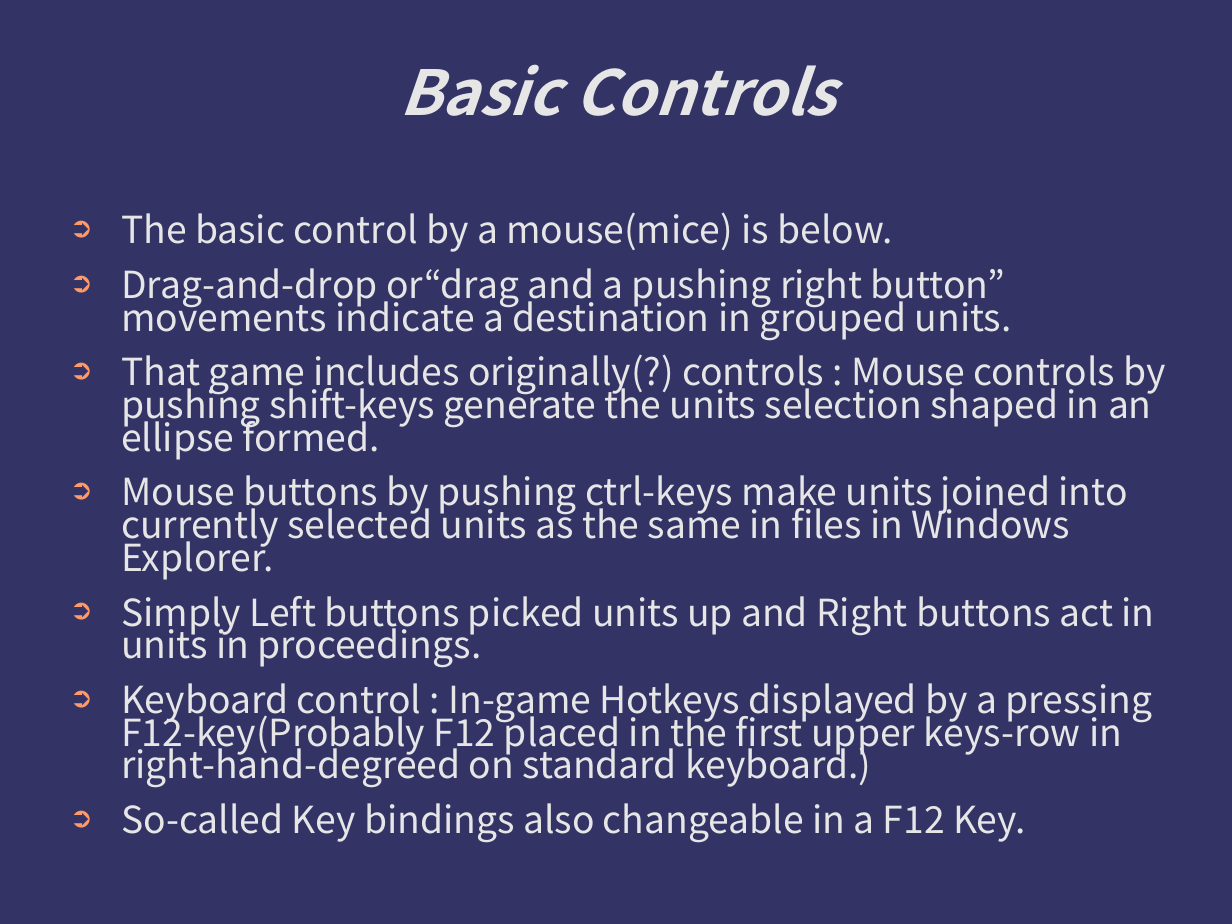
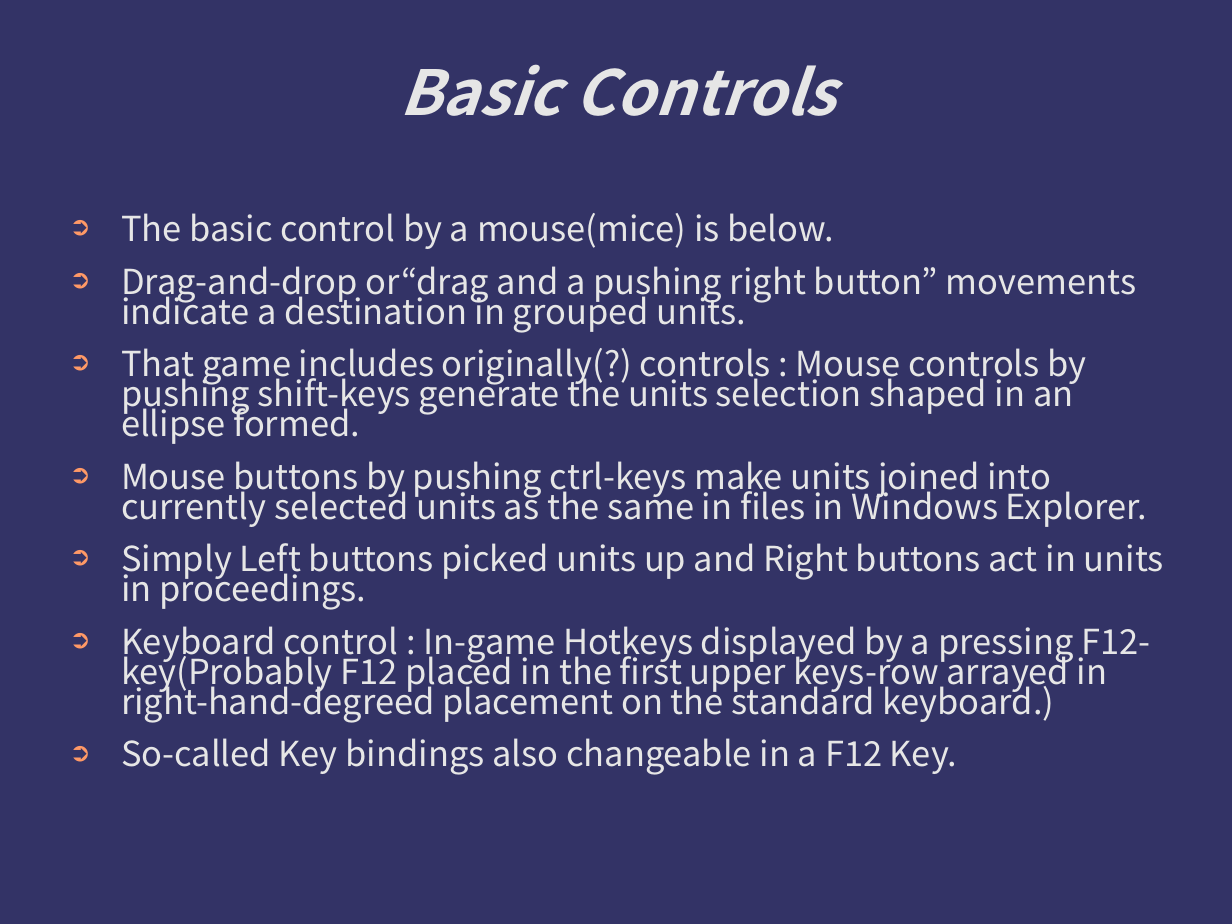
Before and after one commit to kotorize/kotorize, a slide deck: slide 4 of Manuals.ppt. Drawn at 1232x924 pixels with LibreOffice and Linux fonts; fonts in the diff are those of the drawing; background and template pictures are left out. Boxes give left, top, right and bottom in pixels: in the first picture for what was removed or moved away, otherwise in the second. Text is boxed around its words. In the diff, an @@ line names an element or a change of style, - is before the commit and + after.

```diff
--- a/Manuals.ppt
+++ b/Manuals.ppt
@@ text at (121,213,1164,775): size 24 to 22.2 pt in "The basic control by a mouse(mice) is ...", "Drag-and-drop or“drag and a pushing right button” ...", "That game includes originally(?) controls : Mouse ...", "Mouse buttons by pushing ctrl-keys make units ..." and 2 more places @@
@@ text at (121,626,1150,723): text changed; size 24 to 22.2 pt @@
-➲ Keyboard control : In-game Hotkeys displayed by a pressing F12-key(Probably F12 placed in the first upper keys-row in right-hand-degreed on standard keyboard.)
+➲ Keyboard control : In-game Hotkeys displayed by a pressing F12-key(Probably F12 placed in the first upper keys-row arrayed in right-hand-degreed placement on the standard keyboard.)
```
Also in this commit, not shown: 1 other slide changed, 1 other file.
